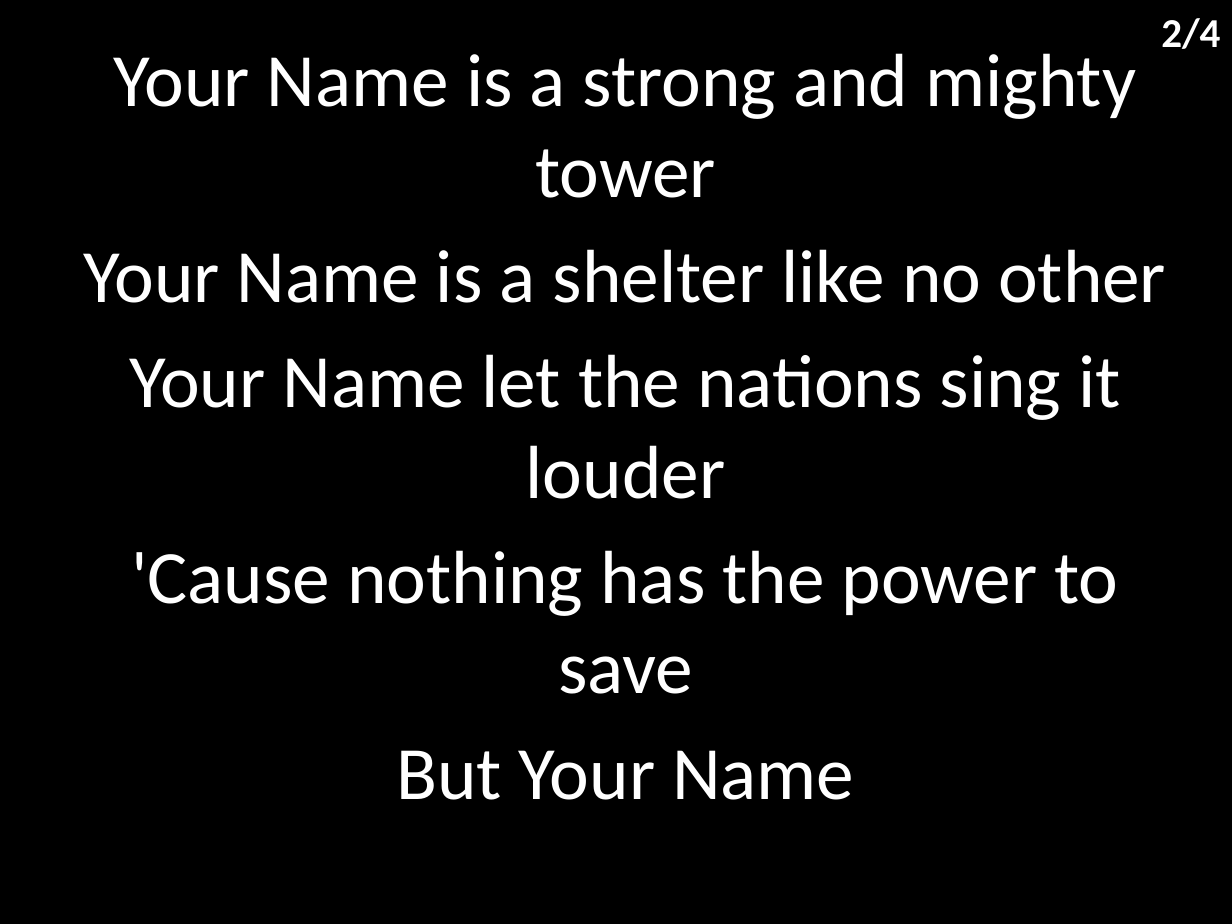
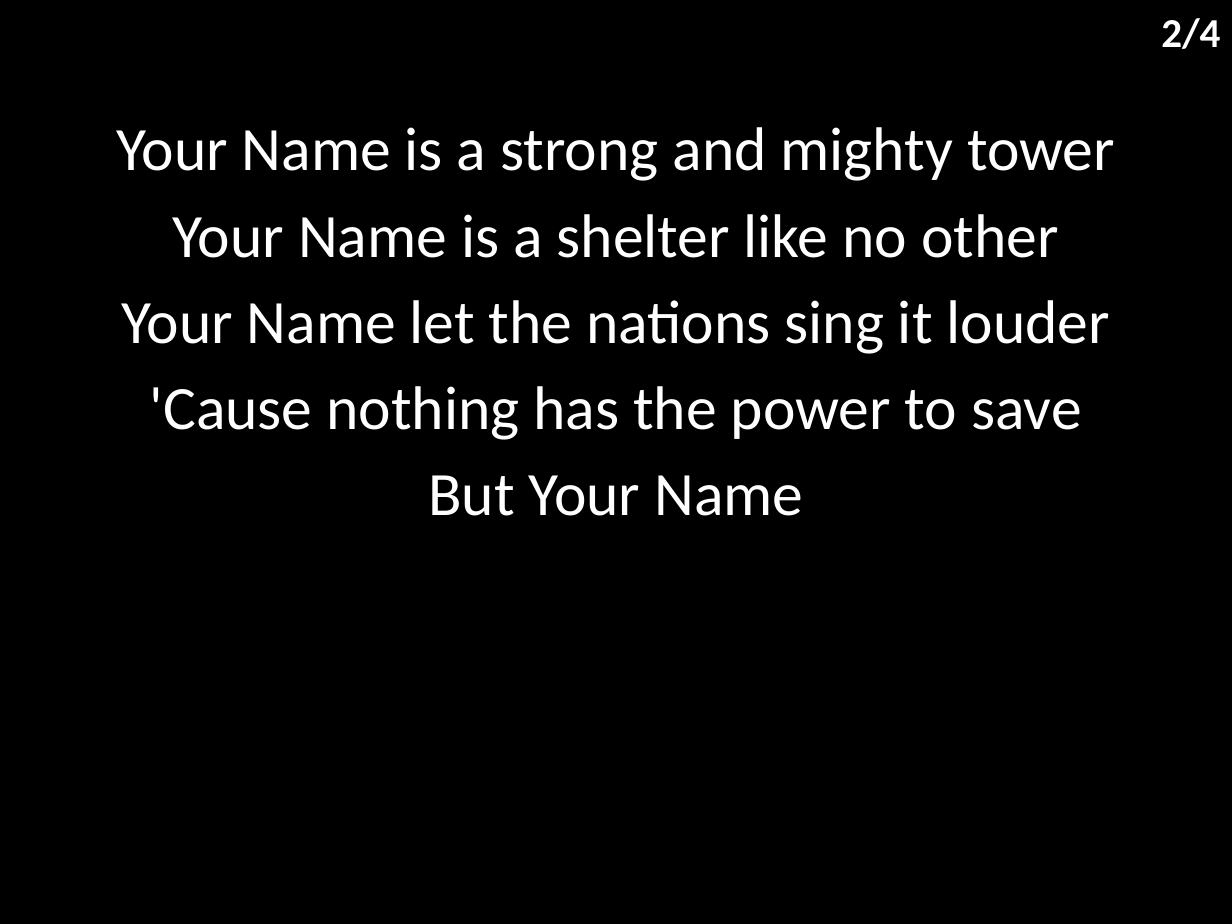
Before and after one commit to hoo-are-ya/worship, a slide deck: slide 3 of docs/songs/your name.pptx. Drawn at 1232x924 pixels with LibreOffice and Linux fonts; fonts in the diff are those of the drawing. Boxes give left, top, right and bottom in pixels: in the first picture for what was removed or moved away, otherwise in the second. Text is boxed around its words. In the diff, an @@ line names an element or a change of style, - is before the commit and + after.

```diff
--- a/docs/songs/your name.pptx
+++ b/docs/songs/your name.pptx
@@ subtitle "Your Name is a strong ...": place and size @@
-subtitle "Your Name is a strong ..." at box(83, 53, 1166, 800)
+subtitle "Your Name is a strong ..." at box(116, 127, 1115, 516)
@@ subtitle "Your Name is a strong ..." at box(116, 127, 1115, 516): size 44 to 36 pt; less space between paragraphs @@
```
Also in this commit, not shown: 3 other slides changed, 6 other files.
